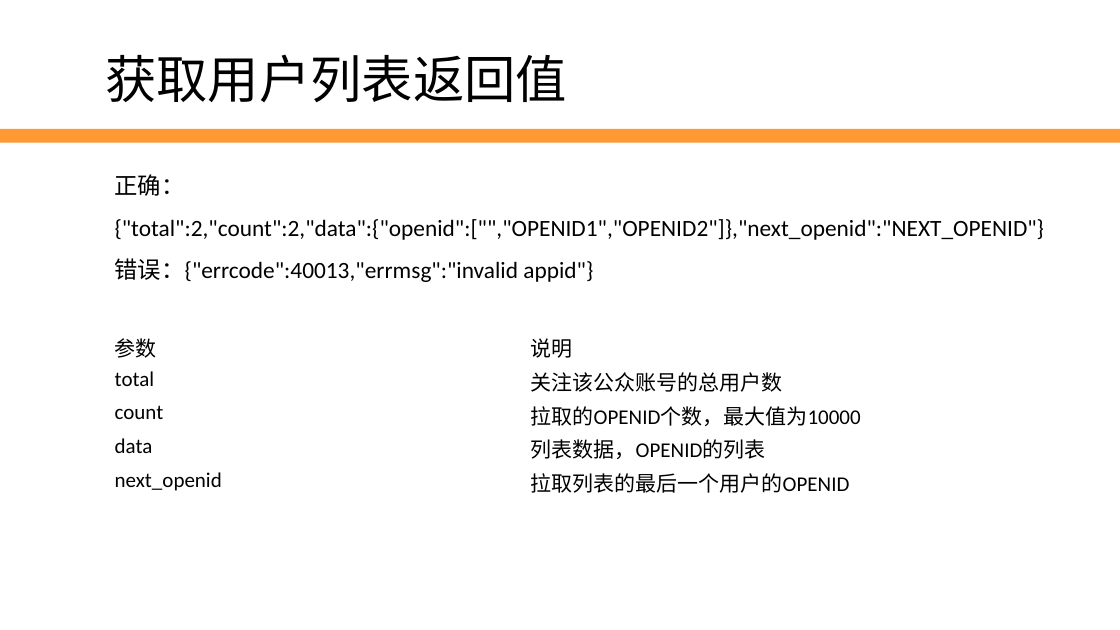
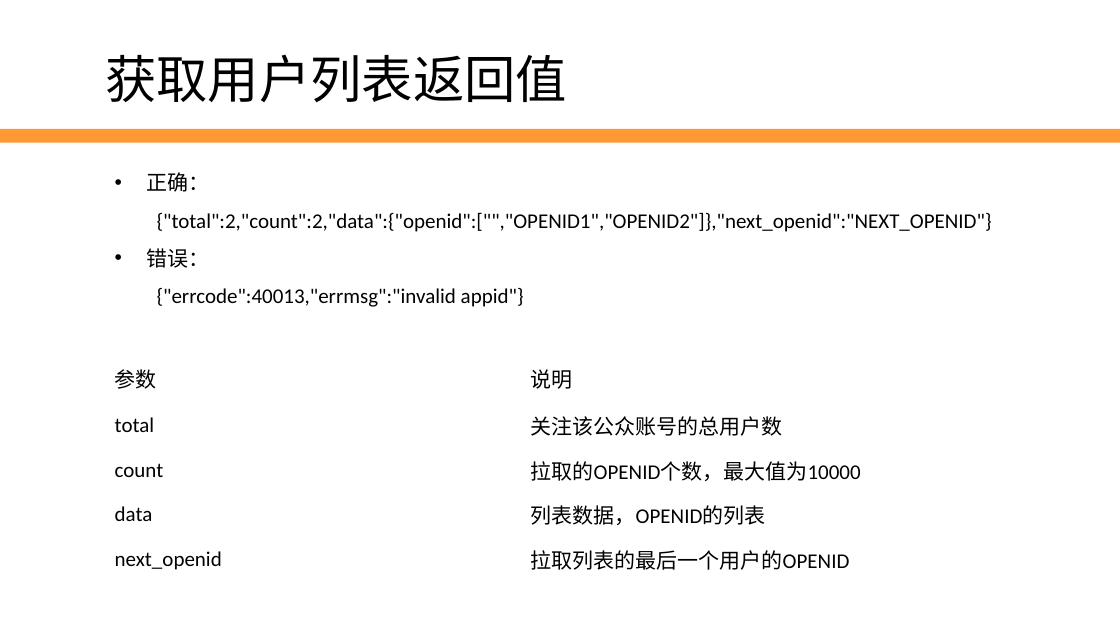
Before and after one commit to edu2act/2017-2018_1st_Wechat_Web_Programming, a slide deck: slide 6 of 课程ppt/第8讲 用户管理.pptx (slide 24 before the commit). Drawn at 1120x630 pixels with LibreOffice and Linux fonts; fonts in the diff are those of the drawing; background and template pictures are left out. Boxes give left, top, right and bottom in pixels: in the first picture for what was removed or moved away, otherwise in the second. Text is boxed around its words. In the diff, an @@ line names an element or a change of style, - is before the commit and + after.

```diff
--- a/课程ppt/第8讲 用户管理.pptx
+++ b/课程ppt/第8讲 用户管理.pptx
@@ text at (146, 172, 992, 232): size 20 to 18 pt in "正确：", "{"total":2,"count":2,"data":{"openid":["","OPENID1","OPENID2 ..."; font Noto Sans CJK SC to Calibri in "正确："; bullet none to •; list level 1 to 2 in "{"total":2,"count":2,"data":{"openid":["","OPENID1","OPENID2 ..." @@
@@ text at (146, 248, 524, 307): text changed; size 20 to 18 pt @@
-错误：{"errcode":40013,"errmsg":"invalid appid"}
+• 错误：
+  {"errcode":40013,"errmsg":"invalid appid"}
@@ table: place and size @@
-table at (107, 329, 939, 497)
+table at (107, 359, 939, 581)
```
Also in this commit, not shown: 20 other slides changed, 3 slides added.
